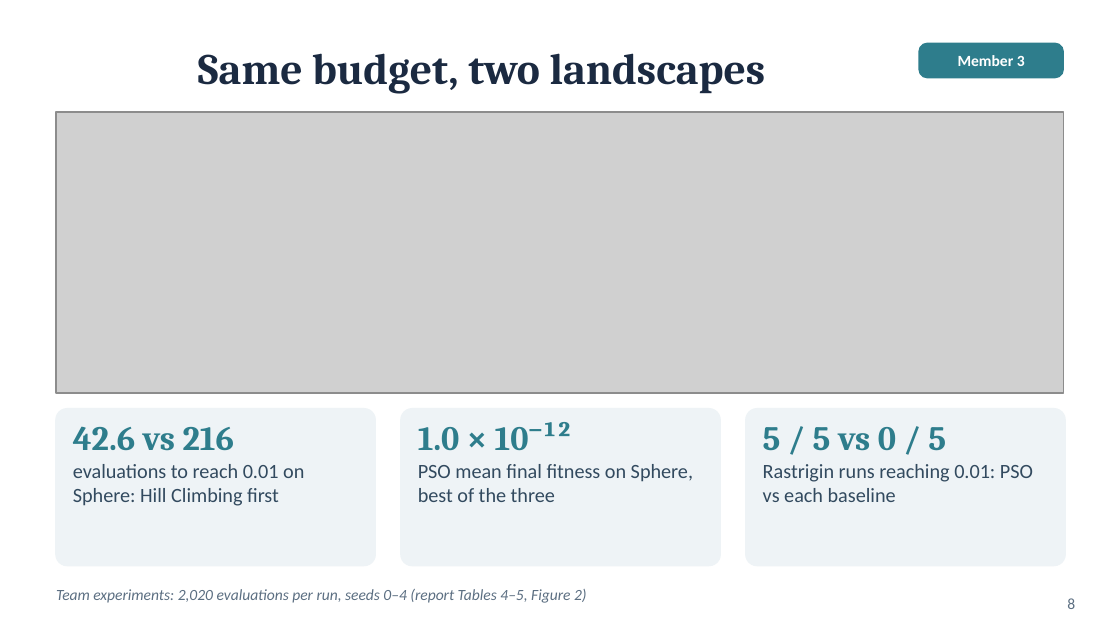
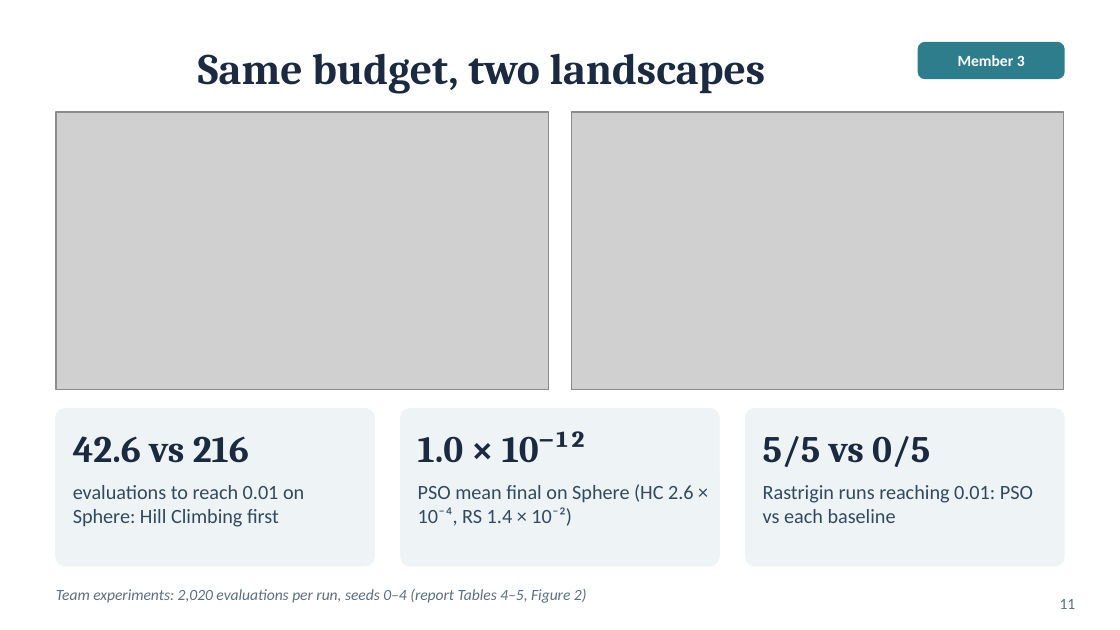
Before and after one commit to huynhhuuphucminh/Seminar-AI, a slide deck: slide 11 of slides/Slide_Seminar_PSO.pptx (slide 8 before the commit). Drawn at 1120x630 pixels with LibreOffice and Linux fonts; fonts in the diff are those of the drawing; grey boxes stand for pictures. Boxes give left, top, right and bottom in pixels: in the first picture for what was removed or moved away, otherwise in the second. Text is boxed around its words. In the diff, an @@ line names an element or a change of style, - is before the commit and + after.

```diff
--- a/slides/Slide_Seminar_PSO.pptx
+++ b/slides/Slide_Seminar_PSO.pptx
@@ text "Member 3": place and size @@
-text "Member 3" at (918, 43, 1064, 78)
+text "Member 3" at (958, 55, 1025, 66)
@@ text "Member 3" at (958, 55, 1025, 66): fill #2E7D8C to none @@
@@ rounded rectangle added at (918, 43, 1064, 78), fill #2E7D8C, outline #2E7D8C 1 pt @@
@@ picture removed at (56, 112, 1064, 393) @@
@@ picture added at (56, 112, 549, 390) @@
@@ picture added at (571, 112, 1064, 390) @@
@@ text "1.0 × 10⁻¹²" at (418, 431, 587, 463): size 22 to 24 pt, text colour #2E7D8C to #1B2A41; vertical alignment top to middle @@
@@ proportions changed in 3 elements at (401, 409, 719, 566), (56, 409, 374, 566), (746, 409, 1064, 566) @@
@@ text at (73, 426, 234, 451): paragraph removed @@
-42.6 vs 216
@@ text added at (73, 436, 249, 463), 24 pt, text #1B2A41, bold @@
+42.6 vs 216
@@ text at (763, 427, 946, 451): paragraph removed @@
-5 / 5 vs 0 / 5
@@ text added at (763, 436, 930, 467), 24 pt, text #1B2A41, bold @@
+5/5 vs 0/5
@@ text "evaluations to reach 0.01 on ...": place and size @@
-text "evaluations to reach 0.01 on ..." at (73, 426, 304, 506)
+text "evaluations to reach 0.01 on ..." at (73, 485, 304, 527)
@@ text at (418, 464, 693, 502): paragraph removed @@
-PSO mean final fitness on Sphere, best of the three
@@ text "Rastrigin runs reaching 0.01: PSO ...": place and size @@
-text "Rastrigin runs reaching 0.01: PSO ..." at (763, 427, 1033, 502)
+text "Rastrigin runs reaching 0.01: PSO ..." at (763, 485, 1033, 523)
@@ text added at (418, 484, 694, 526), 13 pt, text #324A5F @@
+PSO mean final on Sphere (HC 2.6 × 10⁻⁴, RS 1.4 × 10⁻²)
@@ page number at (1060, 599, 1076, 609): text changed @@
-8
+11
```
Also in this commit, not shown: 5 other slides changed, 12 slides added, 6 slides removed, 10 other files.
